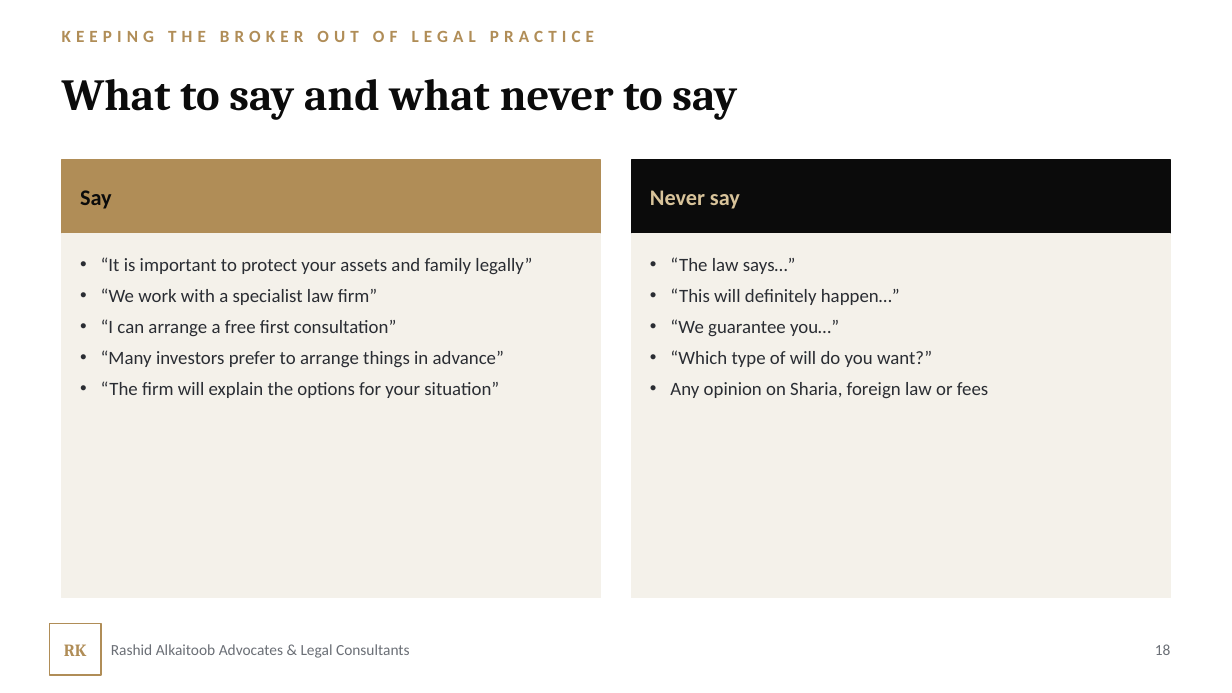
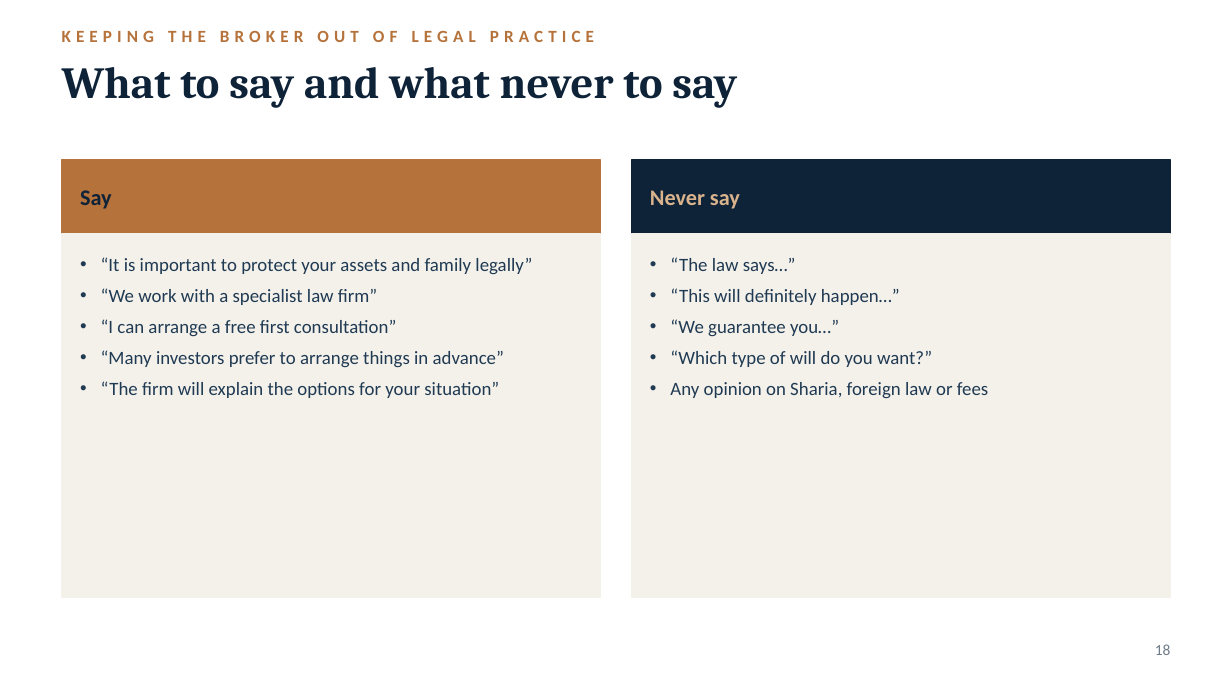
Before and after one commit to abdalmonemalmousa-prog/aa, a slide deck: slide 18 of presentations/03_Brokerage_Partner_Program_Detailed_EN.pptx. Drawn at 1232x693 pixels with LibreOffice and Linux fonts; fonts in the diff are those of the drawing; background and template pictures are left out. Boxes give left, top, right and bottom in pixels: in the first picture for what was removed or moved away, otherwise in the second. Text is boxed around its words. In the diff, an @@ line names an element or a change of style, - is before the commit and + after.

```diff
--- a/presentations/03_Brokerage_Partner_Program_Detailed_EN.pptx
+++ b/presentations/03_Brokerage_Partner_Program_Detailed_EN.pptx
@@ text "KEEPING THE BROKER OUT OF ..." at [62, 31, 594, 42]: text colour #B08D57 to #B5723B @@
@@ text "What to say and what ...": place and size @@
-text "What to say and what ..." at [62, 79, 737, 120]
+text "What to say and what ..." at [62, 67, 737, 108]
@@ text "What to say and what ..." at [62, 67, 737, 108]: text colour #0B0B0B to #0E2238; vertical alignment middle to top @@
@@ rectangle at [62, 160, 601, 234]: fill #B08D57 to #B5723B; outline #B08D57 1 pt to #B5723B 1 pt @@
@@ text "Say" at [80, 190, 112, 209]: text colour #0B0B0B to #0E2238 @@
@@ rectangle at [631, 160, 1170, 234]: fill #0B0B0B to #0E2238; outline #0B0B0B 1 pt to #0E2238 1 pt @@
@@ text "Never say" at [650, 190, 740, 209]: text colour #D8C39A to #D9B38C @@
@@ rectangle at [62, 234, 601, 598]: fill #F4F1EA to #F4F1EB; outline #F4F1EA 1 pt to #F4F1EB 1 pt @@
@@ rectangle at [631, 234, 1170, 598]: fill #F4F1EA to #F4F1EB; outline #F4F1EA 1 pt to #F4F1EB 1 pt @@
@@ text "“It is important to protect ..." at [101, 257, 532, 398]: text colour #2A2D33 to #1F3A52 @@
@@ text "“The law says…”" at [670, 257, 988, 399]: text colour #2A2D33 to #1F3A52 @@
@@ rectangle removed at [49, 623, 101, 675] @@
@@ page number at [1155, 644, 1171, 655]: text colour #6B6F76 to #6E7B88 @@
@@ text removed at [64, 644, 87, 656] @@
-RK
@@ text removed at [111, 644, 410, 658] @@
-Rashid Alkaitoob Advocates & Legal Consultants
```
Also in this commit, not shown: 27 other slides changed, 25 other files.
